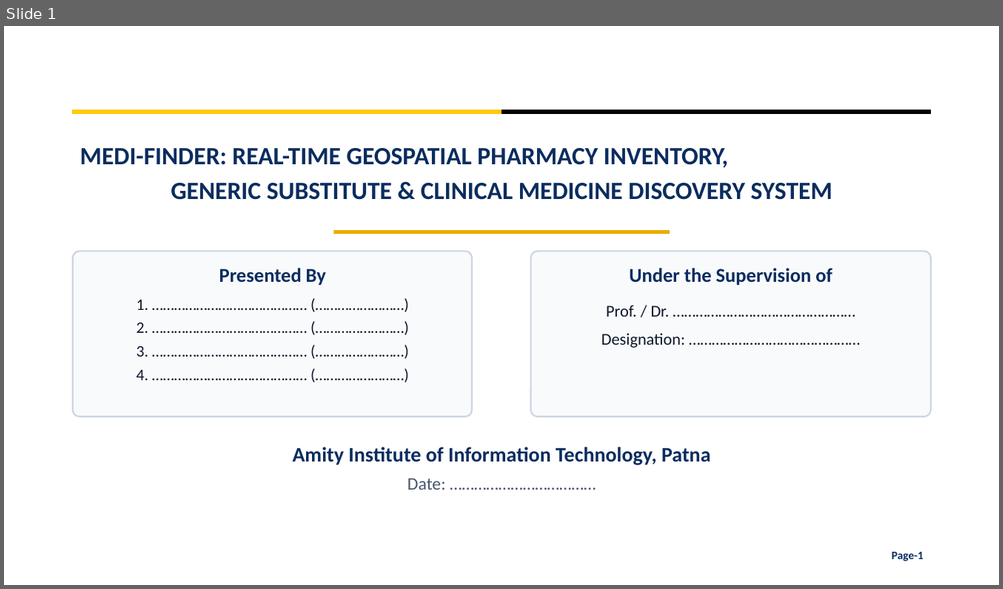
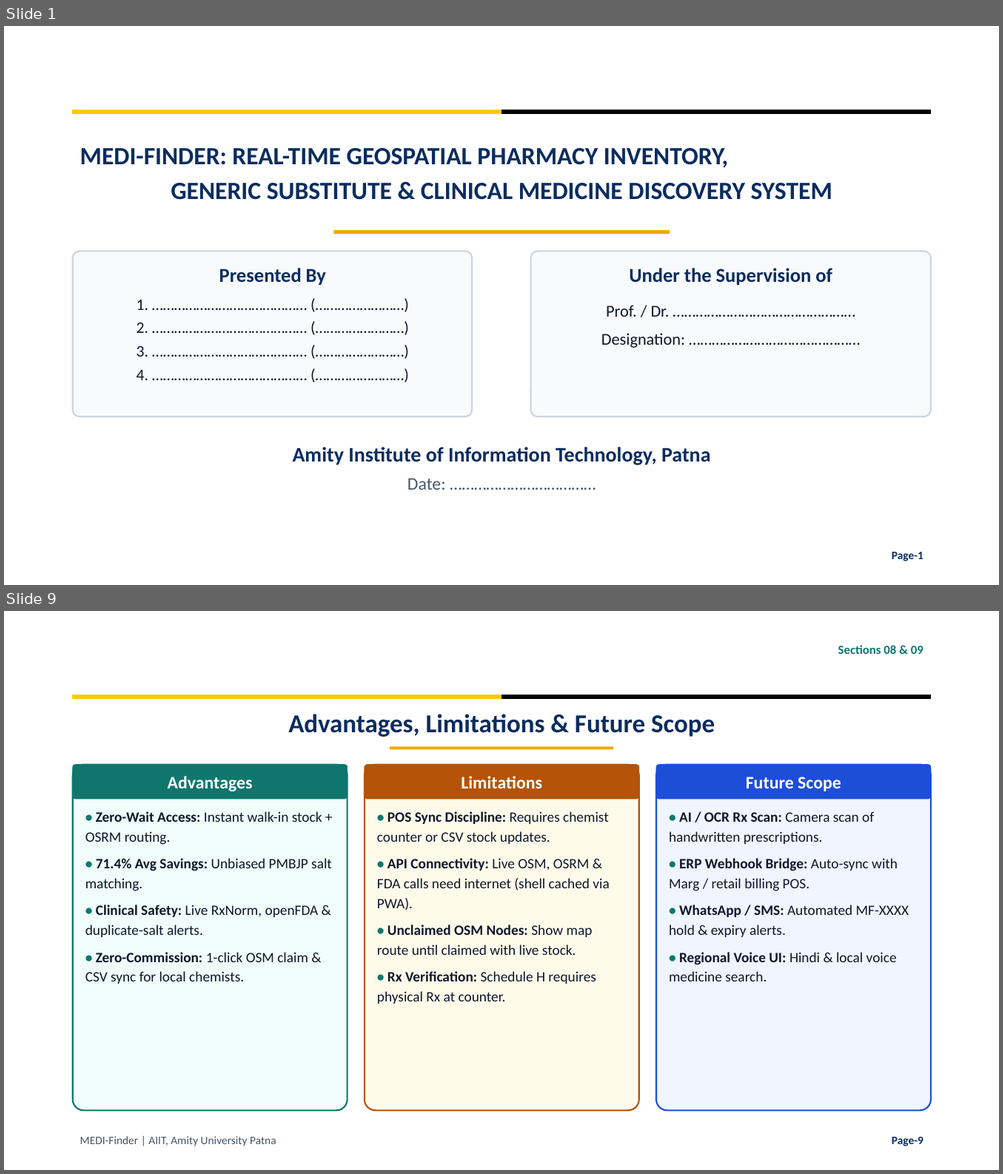
Before and after one commit to krsidhantaryan-ux/MEDI-Finder, a slide deck: MEDI_Finder_Presentation.pptx. Shown one above the other, each under a label of ours: slide 1 before the commit, slides 1 and 9 after it; the slides between them are not shown. The pictures are 1003x589 and 1003x1174 pixels, drawn with LibreOffice and Linux fonts; fonts in the diff are those of the drawing; background and template pictures are left out. Boxes give left, top, right and bottom in pixels: in the first picture for what was removed or moved away, otherwise in the second. Text is boxed around its words. In the diff, an @@ line names an element or a change of style, - is before the commit and + after.

Commit message:
Condense MEDI-Finder presentation to 10 slides for 5-7 min defense

```diff
--- a/MEDI_Finder_Presentation.pptx
+++ b/MEDI_Finder_Presentation.pptx
@@ slide 9 added at box(4, 611, 999, 1170), background #FFFFFF; not listed: 2 template elements that a slide beside it also shows @@
@@ text added at box(838, 645, 923, 654), 12 pt, text #0F766E, bold @@
+Sections 08 & 09
@@ text added at box(288, 714, 714, 737), 25 pt, text #0B2C5F, bold @@
+Advantages, Limitations & Future Scope
@@ rounded rectangle added at box(73, 765, 347, 1111), fill #F0FDFA, outline #0F766E 1.5 pt @@
@@ rounded rectangle added at box(73, 765, 347, 799), fill #0F766E, outline #0F766E 0.5 pt, 17 pt, text #FFFFFF, bold @@
+Advantages
@@ rounded rectangle added at box(364, 765, 639, 1111), fill #FFFBEB, outline #B45309 1.5 pt @@
@@ rounded rectangle added at box(364, 765, 639, 799), fill #B45309, outline #B45309 0.5 pt, 17 pt, text #FFFFFF, bold @@
+Limitations
@@ rectangle added at box(390, 747, 614, 750), fill #EBAC00 @@
@@ rounded rectangle added at box(656, 765, 930, 1111), fill #EFF6FF, outline #1D4ED8 1.5 pt @@
@@ rounded rectangle added at box(656, 765, 930, 799), fill #1D4ED8, outline #1D4ED8 0.5 pt, 17 pt, text #FFFFFF, bold @@
+Future Scope
@@ text added at box(85, 812, 332, 984), 13.8 pt, text #0F172A @@
+• Zero-Wait Access: Instant walk-in stock + OSRM routing.
+• 71.4% Avg Savings: Unbiased PMBJP salt matching.
+• Clinical Safety: Live RxNorm, openFDA & duplicate-salt alerts.
+• Zero-Commission: 1-click OSM claim & CSV sync for local chemists.
@@ text added at box(377, 812, 609, 1004), 13.8 pt, text #0F172A @@
+• POS Sync Discipline: Requires chemist counter or CSV stock updates.
+• API Connectivity: Live OSM, OSRM & FDA calls need internet (shell cached via PWA).
+• Unclaimed OSM Nodes: Show map route until claimed with live stock.
+• Rx Verification: Schedule H requires physical Rx at counter.
@@ text added at box(669, 812, 908, 982), 13.8 pt, text #0F172A @@
+• AI / OCR Rx Scan: Camera scan of handwritten prescriptions.
+• ERP Webhook Bridge: Auto-sync with Marg / retail billing POS.
+• WhatsApp / SMS: Automated MF-XXXX hold & expiry alerts.
+• Regional Voice UI: Hindi & local voice medicine search.
@@ text added at box(80, 1136, 276, 1147), 11 pt, text #475569 @@
+MEDI-Finder | AIIT, Amity University Patna
@@ text added at box(891, 1137, 923, 1147), 11 pt, text #0B2C5F, bold @@
+Page-9
```
Also in this commit, not shown: 6 slides changed, 2 other slides added, 11 slides removed.
